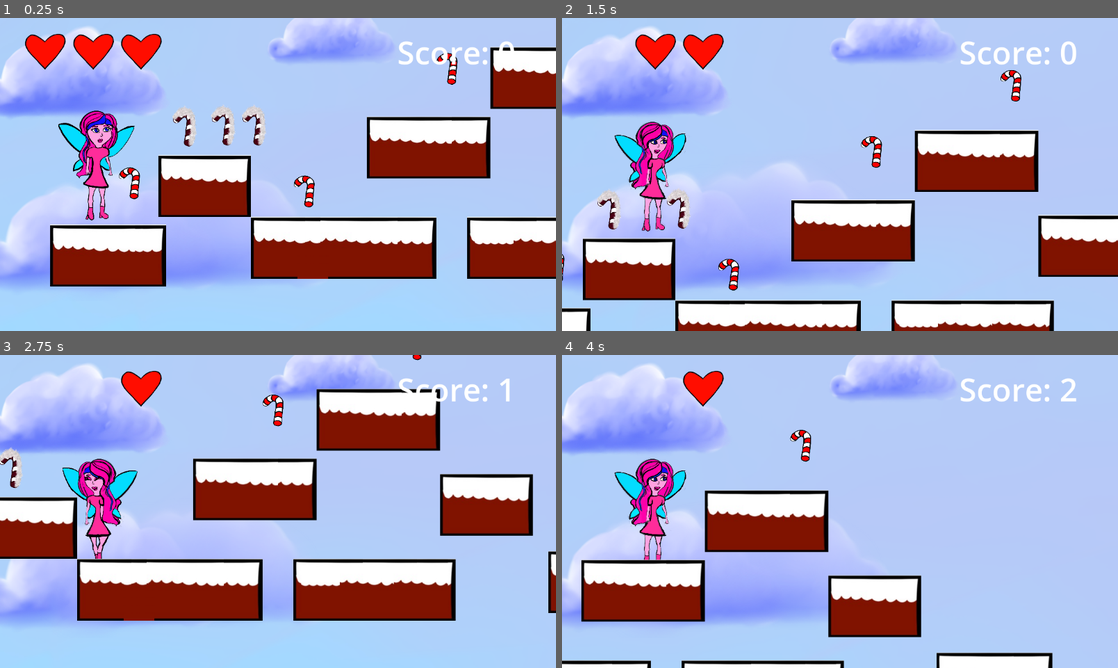
Above: before the commit, frames 1-4 (two rows, left to right).
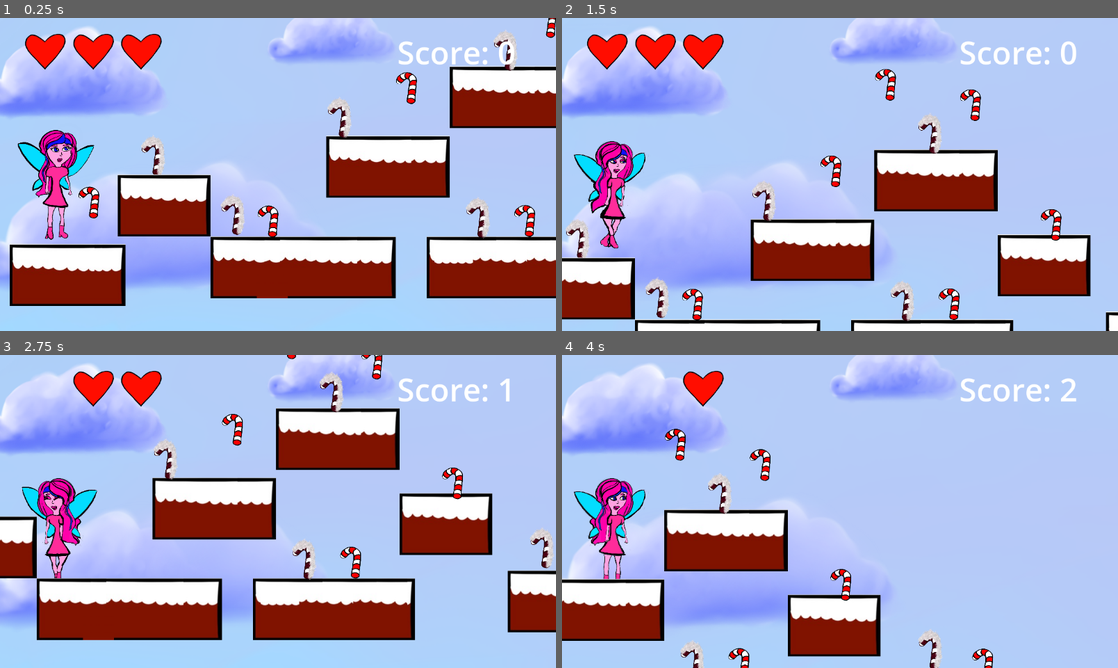
Above: after the commit, the same moments.

Repository: mhorowitz9/MiriCapstoneGameVideoGameDesign
Game: Godot game, scene res://mainscene.tscn
Two runs of this game, one before a commit and one after it. Both use one fixed random seed, a clock stepped at 60 frames per second and the inputs below.
Inputs:
- Up to frame 1 (0.25 s): no input
- Up to frame 2 (1.5 s): tap Enter (ui_accept) at 0.5, 0.77 s; hold Right (ui_right) from 0.53 s (still down)
- Up to frame 3 (2.75 s): tap Enter (ui_accept) at 1.52 s; release Right (ui_right) at 2.03 s; hold Left (ui_left) from 2.03 s (still down)
- Up to frame 4 (4 s): release Left (ui_left) at 2.78 s; hold Right (ui_right) from 2.78 s (still down); tap Enter (ui_accept) at 3.02, 3.77 s

The runs differ from the first frame. In frame 1, 40% of the frame differs, in the area x 1-100%, y 0-92%; in frame 2, 34%; in frame 3, 42%, in the area x 0-100%, y 0-92%; in frame 4, 23%.

Commit message:
updatedscene

Diff:
--- a/miricapstonegamevideogamedesign/mainscene.tscn
+++ b/miricapstonegamevideogamedesign/mainscene.tscn
@@ -1084,7 +1084,7 @@
 position = Vector2(-207, 254)
 
 [node name="Camera2D" type="Camera2D" parent="fairy"]
-position = Vector2(679, 162)
+position = Vector2(763, 122)
 
 [node name="CanvasLayer" type="CanvasLayer" parent="fairy"]
 
@@ -1133,7 +1133,7 @@
 expand_mode = 1
 
 [node name="Spikycandycane" parent="." instance=ExtResource("5_qqwi1")]
-position = Vector2(-46, 136)
+position = Vector2(-27, 157)
 
 [node name="StaticBody2D" type="StaticBody2D" parent="."]
 position = Vector2(1296, 664)
@@ -1159,6 +1159,7 @@
 [node name="CollisionShape2D" type="CollisionShape2D" parent="walls"]
 position = Vector2(2773, -212)
 shape = SubResource("RectangleShape2D_7vsn8")
+debug_color = Color(0.909554, 0.000108005, 0.732989, 0.42)
 
 [node name="tilemap platfroms" type="StaticBody2D" parent="."]
 position = Vector2(573, 627)
@@ -1272,7 +1273,7 @@
 position = Vector2(64, 311)
 
 [node name="Goodcandycane2" parent="." instance=ExtResource("3_67rqa")]
-position = Vector2(426, 328)
+position = Vector2(435, 350)
 
 [node name="Goodcandycane3" parent="." instance=ExtResource("3_67rqa")]
 position = Vector2(722, 74)
@@ -1281,7 +1282,55 @@
 position = Vector2(1011, -63)
 
 [node name="Spikycandycane2" parent="." instance=ExtResource("5_qqwi1")]
-position = Vector2(98, 134)
+position = Vector2(359, 78)
 
 [node name="Spikycandycane3" parent="." instance=ExtResource("5_qqwi1")]
-position = Vector2(34, 134)
+position = Vector2(138, 279)
+
+[node name="Spikycandycane4" parent="." instance=ExtResource("5_qqwi1")]
+position = Vector2(646, 285)
+
+[node name="Spikycandycane5" parent="." instance=ExtResource("5_qqwi1")]
+position = Vector2(703, -61)
+
+[node name="Spikycandycane6" parent="." instance=ExtResource("5_qqwi1")]
+position = Vector2(1139, 262)
+
+[node name="Spikycandycane7" parent="." instance=ExtResource("5_qqwi1")]
+position = Vector2(1457, 375)
+
+[node name="Spikycandycane8" parent="." instance=ExtResource("5_qqwi1")]
+position = Vector2(1614, 191)
+
+[node name="Spikycandycane9" parent="." instance=ExtResource("5_qqwi1")]
+position = Vector2(1902, 371)
+
+[node name="Spikycandycane10" parent="." instance=ExtResource("5_qqwi1")]
+position = Vector2(2077, 242)
+
+[node name="Spikycandycane11" parent="." instance=ExtResource("5_qqwi1")]
+position = Vector2(2896, 411)
+
+[node name="Spikycandycane12" parent="." instance=ExtResource("5_qqwi1")]
+position = Vector2(2543, 260)
+
+[node name="Spikycandycane13" parent="." instance=ExtResource("5_qqwi1")]
+position = Vector2(2349, 104)
+
+[node name="Goodcandycane5" parent="." instance=ExtResource("3_67rqa")]
+position = Vector2(2877, 325)
+
+[node name="Goodcandycane6" parent="." instance=ExtResource("3_67rqa")]
+position = Vector2(1472, 350)
+
+[node name="Goodcandycane7" parent="." instance=ExtResource("3_67rqa")]
+position = Vector2(2036, 425)
+
+[node name="Goodcandycane8" parent="." instance=ExtResource("3_67rqa")]
+position = Vector2(967, 349)
+
+[node name="Goodcandycane9" parent="." instance=ExtResource("3_67rqa")]
+position = Vector2(1178, 185)
+
+[node name="Goodcandycane10" parent="." instance=ExtResource("3_67rqa")]
+position = Vector2(835, -105)
